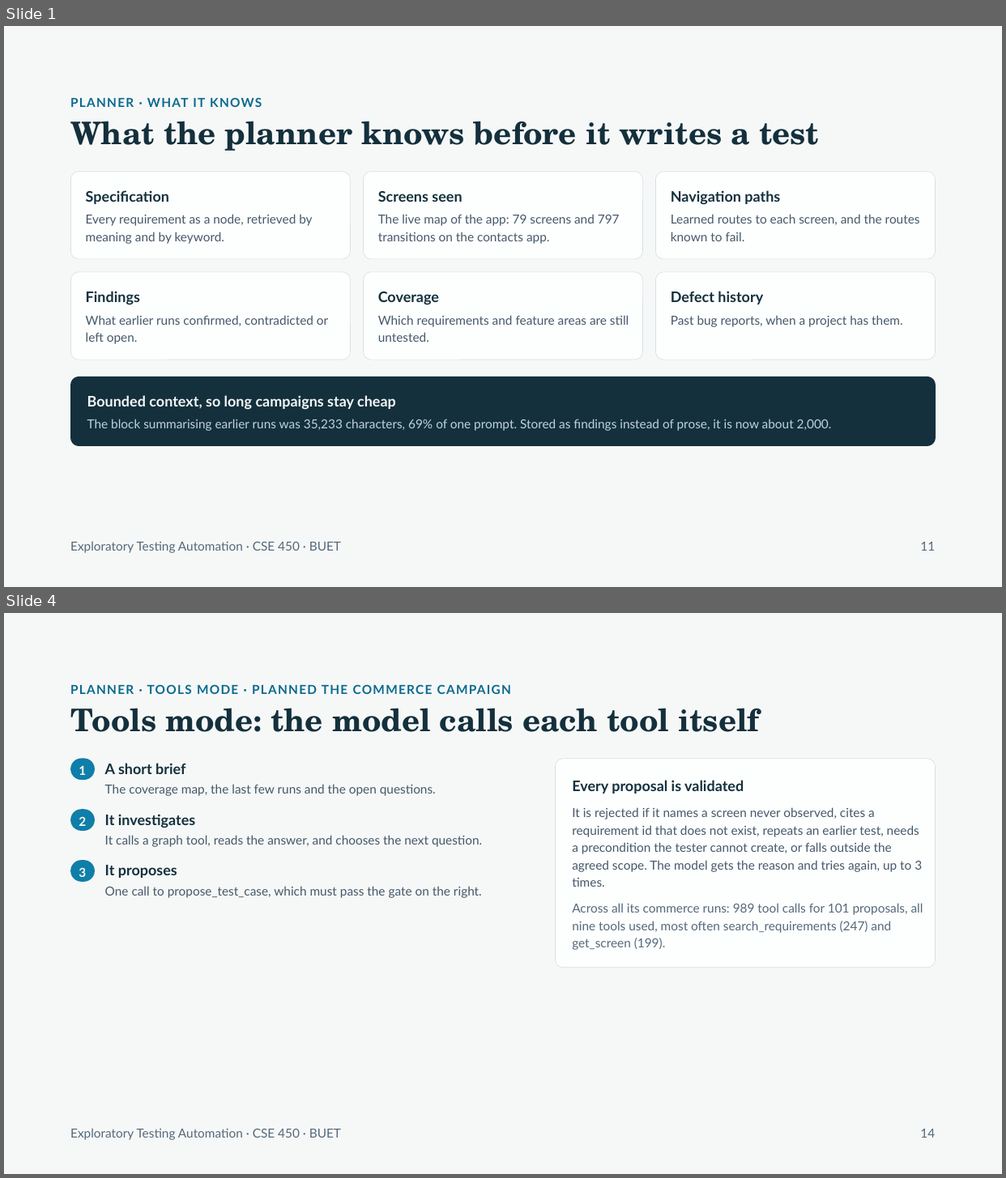
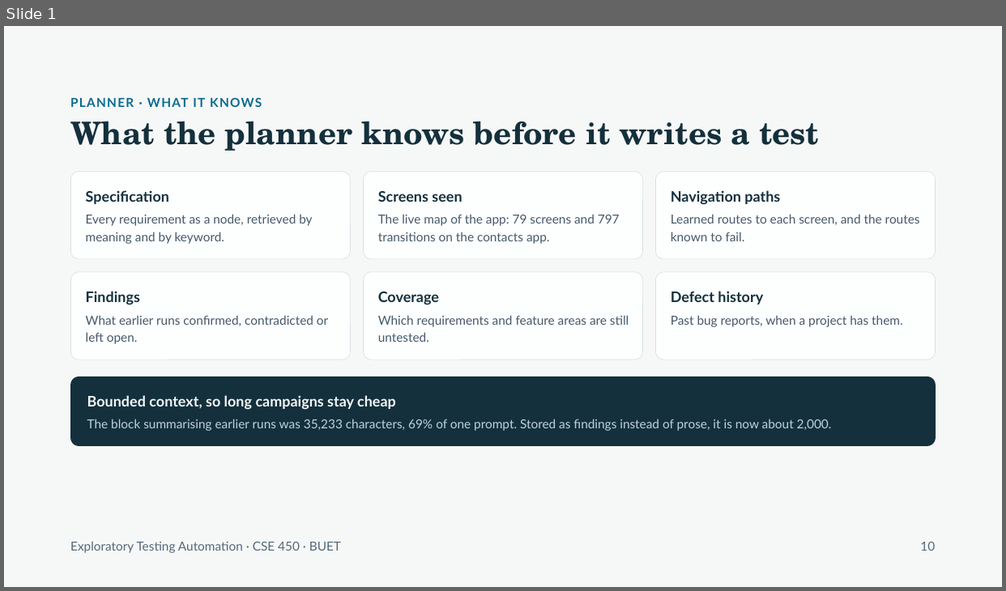
Before and after one commit to raihanrsdV1/Exploratory-Testing-Planner-Agent, a slide deck: presentation/split/2-Mehemud.pptx. Shown one above the other, each under a label of ours: slides 1 and 4 before the commit, slide 1 after it; the slides between them are not shown. The pictures are 1006x1178 and 1006x591 pixels, drawn with LibreOffice and Linux fonts; fonts in the diff are those of the drawing. Boxes give left, top, right and bottom in pixels: in the first picture for what was removed or moved away, otherwise in the second. Text is boxed around its words. In the diff, an @@ line names an element or a change of style, - is before the commit and + after.

```diff
--- a/presentation/split/2-Mehemud.pptx
+++ b/presentation/split/2-Mehemud.pptx
@@ slide 4 removed at [4,613,1002,1174], background #F6F8F7 @@
@@ text removed at [70,684,511,694] @@
-PLANNER · TOOLS MODE · PLANNED THE COMMERCE CAMPAIGN
@@ text removed at [70,708,759,732] @@
-Tools mode: the model calls each tool itself
@@ rounded rectangle removed at [70,758,95,780] @@
@@ text removed at [79,766,86,775] @@
-1
@@ text removed at [105,763,185,774] @@
-A short brief
@@ rounded rectangle removed at [555,759,936,968] @@
@@ text removed at [572,780,744,794] @@
-Every proposal is validated
@@ text removed at [105,784,436,796] @@
-The coverage map, the last few runs and the open questions.
@@ rounded rectangle removed at [70,809,95,831] @@
@@ text removed at [79,816,86,826] @@
-2
@@ text removed at [105,814,195,828] @@
-It investigates
@@ text removed at [572,807,922,887] @@
-It is rejected if it names a screen never observed, cites a requirement id that does not exist, repeats an earlier test, needs a precondition the tester cannot create, or falls outside the agreed scope. The model gets the reason and tries again, up to 3 times.
@@ text removed at [105,835,482,847] @@
-It calls a graph tool, reads the answer, and chooses the next question.
@@ rounded rectangle removed at [70,860,95,882] @@
@@ text removed at [79,867,86,877] @@
-3
@@ text removed at [105,865,177,878] @@
-It proposes
@@ text removed at [105,886,482,898] @@
-One call to propose_test_case, which must pass the gate on the right.
@@ text removed at [572,903,923,950] @@
-Across all its commerce runs: 989 tool calls for 101 proposals, all nine tools used, most often search_requirements (247) and get_screen (199).
@@ text removed at [70,1129,341,1140] @@
-Exploratory Testing Automation · CSE 450 · BUET
@@ text removed at [920,1129,935,1138] @@
-14
@@ slide 1 changed as well @@
@@ text at [920,542,935,551]: text changed @@
-11
+10
```
Also in this commit, not shown: 7 other slides changed, 1 slide added, 12 other files.
